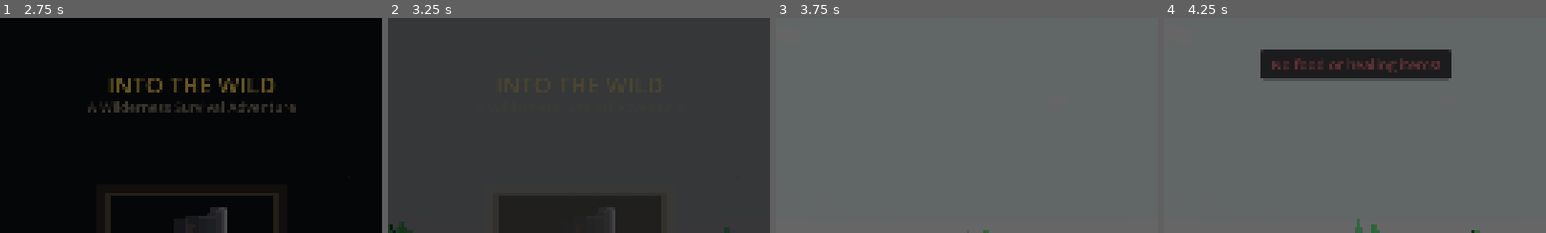
Above: before the commit, frames 1-4 (left to right).
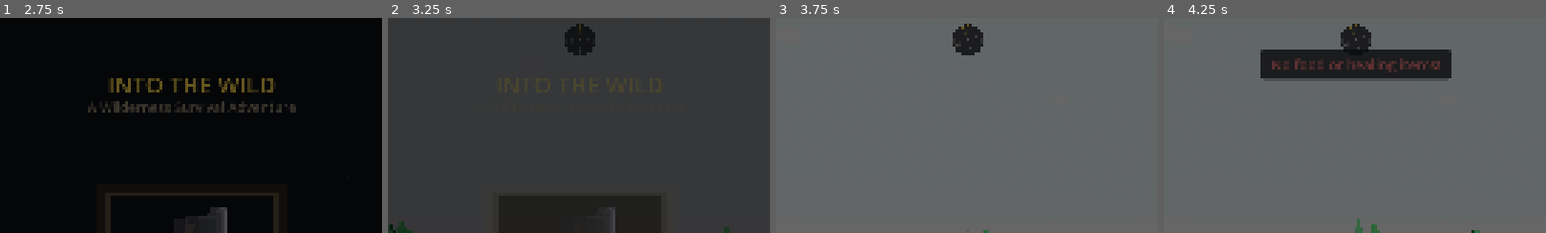
Above: after the commit, the same moments.

Repository: adchamberlain/into-the-wild
Game: Godot game, scene res://scenes/main.tscn
Two runs of this game, one before a commit and one after it. Both use one fixed random seed, a clock stepped at 60 frames per second and the inputs below.
Inputs (mouse positions are % of the whole screen's width and height, from its top left):
- Up to frame 1 (2.75 s): tap Enter at 0.5, 2 s; move the mouse to (55, 50) at 0.52 s; hold F (eat) 0.53-1.28 s; hold W (move_forward) from 0.53 s (still down); click (55, 50) at 0.67 s; tap Space (jump) at 0.77, 1.07, 1.25, 1.52, 1.82 s; move the mouse to (45, 50) at 1.27 s; tap C (crouch) at 1.35 s; click (45, 50) at 1.42 s; tap F (eat) at 1.55, 2.3 s; move the mouse to (52, 48) at 2.02 s; hold T (cycle_ammo) from 2.03 s (still down); click (52, 48) at 2.17 s
- Up to frame 2 (3.25 s): keep holding W (move_forward); move the mouse to (49, 52) at 2.77 s; release T (cycle_ammo) at 2.78 s; tap F (eat) at 2.85 s; click (49, 52) at 2.92 s; tap Space (jump) at 3.02 s
- Up to frame 3 (3.75 s): keep holding W (move_forward); tap Space (jump) at 3.32 s; move the mouse to (57, 51) at 3.52 s; hold E (interact) from 3.53 s (still down); click (57, 51) at 3.67 s
- Up to frame 4 (4.25 s): keep holding W (move_forward); keep holding E (interact); tap Space (jump) at 3.77, 4.07 s; tap F (eat) at 3.8 s
The pictures show only the part of the screen within x 25-75%, y 0-50%; the shares and areas given below are measured in that part.

Frame 1 is identical in both runs. In frame 2, 0.9% of the frame differs, in the area x 46-55%, y 2-18%; in frame 3, 0.9%; in frame 4, 0.8%.

Commit message:
Add graphical rotating compass widget to HUD for cardinal direction navigation
Co-Authored-By: Claude Opus 4.6 <noreply@anthropic.com>

Diff:
--- /dev/null
+++ b/scripts/ui/compass_widget.gd
@@ -0,0 +1,101 @@
+extends Control
+## Always-visible rotating compass widget for the HUD.
+## Shows cardinal directions relative to the player's facing direction.
+## The ring rotates so the direction you face points "up" (12 o'clock).
+
+const HUD_FONT: Font = preload("res://resources/hud_font.tres")
+
+# Layout
+const RADIUS: float = 45.0
+const TICK_OUTER: float = 43.0
+const TICK_INNER_CARDINAL: float = 33.0
+const TICK_INNER_INTER: float = 37.0
+const LABEL_RADIUS: float = 27.0
+const CENTER_DOT_RADIUS: float = 3.0
+const CHEVRON_SIZE: float = 7.0
+
+# Colors
+const BG_COLOR: Color = Color(0.1, 0.1, 0.12, 0.8)
+const RING_COLOR: Color = Color(0.5, 0.5, 0.5, 0.8)
+const TICK_COLOR: Color = Color(0.7, 0.7, 0.7, 0.9)
+const NORTH_COLOR: Color = Color(1.0, 0.85, 0.3, 1.0)
+const LABEL_COLOR: Color = Color(0.9, 0.9, 0.9, 1.0)
+const CENTER_COLOR: Color = Color(0.9, 0.9, 0.9, 0.9)
+const CHEVRON_COLOR: Color = Color(1.0, 0.85, 0.3, 1.0)
+
+# Cardinal directions: name, base angle (world space, N = -Z = 0)
+const CARDINALS: Array = [
+	{"label": "N", "angle": 0.0},
+	{"label": "E", "angle": -PI / 2.0},
+	{"label": "S", "angle": PI},
+	{"label": "W", "angle": PI / 2.0},
+]
+
+# Intercardinal base angles
+const INTERCARDINALS: Array = [-PI / 4.0, -3.0 * PI / 4.0, 3.0 * PI / 4.0, PI / 4.0]
+
+var player: Node3D = null
+
+
+func _ready() -> void:
+	custom_minimum_size = Vector2(RADIUS * 2 + 20, RADIUS * 2 + 20)
+	mouse_filter = Control.MOUSE_FILTER_IGNORE
+
+
+func _process(_delta: float) -> void:
+	queue_redraw()
+
+
+func _draw() -> void:
+	var center: Vector2 = size / 2.0
+	var player_yaw: float = 0.0
+	if player and is_instance_valid(player):
+		player_yaw = player.rotation.y
+
+	# 1. Background disc
+	draw_circle(center, RADIUS + 5, BG_COLOR)
+
+	# 2. Outer ring
+	_draw_ring(center, RADIUS, RING_COLOR, 2.0)
+
+	# 3. Tick marks (cardinal = longer, intercardinal = shorter)
+	for card: Dictionary in CARDINALS:
+		var angle: float = card.angle + player_yaw
+		var outer: Vector2 = center + Vector2(sin(angle), -cos(angle)) * TICK_OUTER
+		var inner: Vector2 = center + Vector2(sin(angle), -cos(angle)) * TICK_INNER_CARDINAL
+		var color: Color = NORTH_COLOR if card.label == "N" else TICK_COLOR
+		draw_line(inner, outer, color, 2.0)
+
+	for inter_angle: float in INTERCARDINALS:
+		var angle: float = inter_angle + player_yaw
+		var outer: Vector2 = center + Vector2(sin(angle), -cos(angle)) * TICK_OUTER
+		var inner: Vector2 = center + Vector2(sin(angle), -cos(angle)) * TICK_INNER_INTER
+		draw_line(inner, outer, TICK_COLOR, 1.5)
+
+	# 4. Cardinal labels (N/E/S/W) at rotated positions
+	for card: Dictionary in CARDINALS:
+		var angle: float = card.angle + player_yaw
+		var label_pos: Vector2 = center + Vector2(sin(angle), -cos(angle)) * LABEL_RADIUS
+		var color: Color = NORTH_COLOR if card.label == "N" else LABEL_COLOR
+		var font_size: int = 16 if card.label == "N" else 14
+		var text_size: Vector2 = HUD_FONT.get_string_size(card.label, HORIZONTAL_ALIGNMENT_CENTER, -1, font_size)
+		draw_string(HUD_FONT, label_pos - Vector2(text_size.x / 2.0, -text_size.y / 3.0), card.label, HORIZONTAL_ALIGNMENT_CENTER, -1, font_size, color)
+
+	# 5. Center dot
+	draw_circle(center, CENTER_DOT_RADIUS, CENTER_COLOR)
+
+	# 6. Fixed gold chevron at 12 o'clock (direction indicator, does NOT rotate)
+	var chev_top: Vector2 = center + Vector2(0, -(RADIUS + 2))
+	var chev_left: Vector2 = chev_top + Vector2(-CHEVRON_SIZE, -CHEVRON_SIZE)
+	var chev_right: Vector2 = chev_top + Vector2(CHEVRON_SIZE, -CHEVRON_SIZE)
+	draw_colored_polygon(PackedVector2Array([chev_top, chev_left, chev_right]), CHEVRON_COLOR)
+
+
+func _draw_ring(center: Vector2, radius: float, color: Color, width: float) -> void:
+	var segments: int = 64
+	var prev: Vector2 = center + Vector2(0, -radius)
+	for i: int in range(1, segments + 1):
+		var a: float = TAU * float(i) / float(segments) - PI / 2.0
+		var next: Vector2 = center + Vector2(cos(a), sin(a)) * radius
+		draw_line(prev, next, color, width)
+		prev = next
--- a/scripts/ui/hud.gd
+++ b/scripts/ui/hud.gd
@@ -78,6 +78,9 @@
 var compass_panel: PanelContainer
 var compass_label: Label
 var camera: Camera3D
+
+# Compass widget (graphical rotating compass)
+var compass_widget: Control
 
 # Map marker POI cycling (unlocked by Explorer's Journal)
 var _poi_entries: Array[Dictionary] = []  # [{label: String, position: Vector2}]
@@ -271,6 +274,9 @@
 
 	# Create compass panel programmatically
 	_create_compass_panel()
+
+	# Create graphical compass widget (always visible)
+	_create_compass_widget()
 
 	# Create desert heat indicator (hidden by default)
 	_create_heat_indicator()
@@ -1136,6 +1142,24 @@
 	compass_panel.visible = false
 
 
+func _create_compass_widget() -> void:
+	var CompassWidgetScript: GDScript = preload("res://scripts/ui/compass_widget.gd")
+	compass_widget = CompassWidgetScript.new()
+	compass_widget.name = "CompassWidget"
+	# Pass player reference
+	compass_widget.player = player
+	# Anchor top-center
+	compass_widget.anchor_left = 0.5
+	compass_widget.anchor_right = 0.5
+	compass_widget.anchor_top = 0.0
+	compass_widget.anchor_bottom = 0.0
+	compass_widget.offset_left = -55.0
+	compass_widget.offset_right = 55.0
+	compass_widget.offset_top = 15.0
+	compass_widget.offset_bottom = 125.0
+	add_child(compass_widget)
+
+
 ## Update coca leaf buff timer display. Called via group by player_controller.
 func update_coca_leaf_timer(remaining: float) -> void:
 	if remaining <= 0.0:
@@ -1388,6 +1412,8 @@
 	var compass: Control = get_node_or_null("CompassPanel")
 	if compass:
 		panels.append(compass)
+	if compass_widget:
+		panels.append(compass_widget)
 	for panel: Control in panels:
 		if panel:
 			# Respect inventory toggle when exiting overlay
Not shown, changed: DEV_LOG.md
